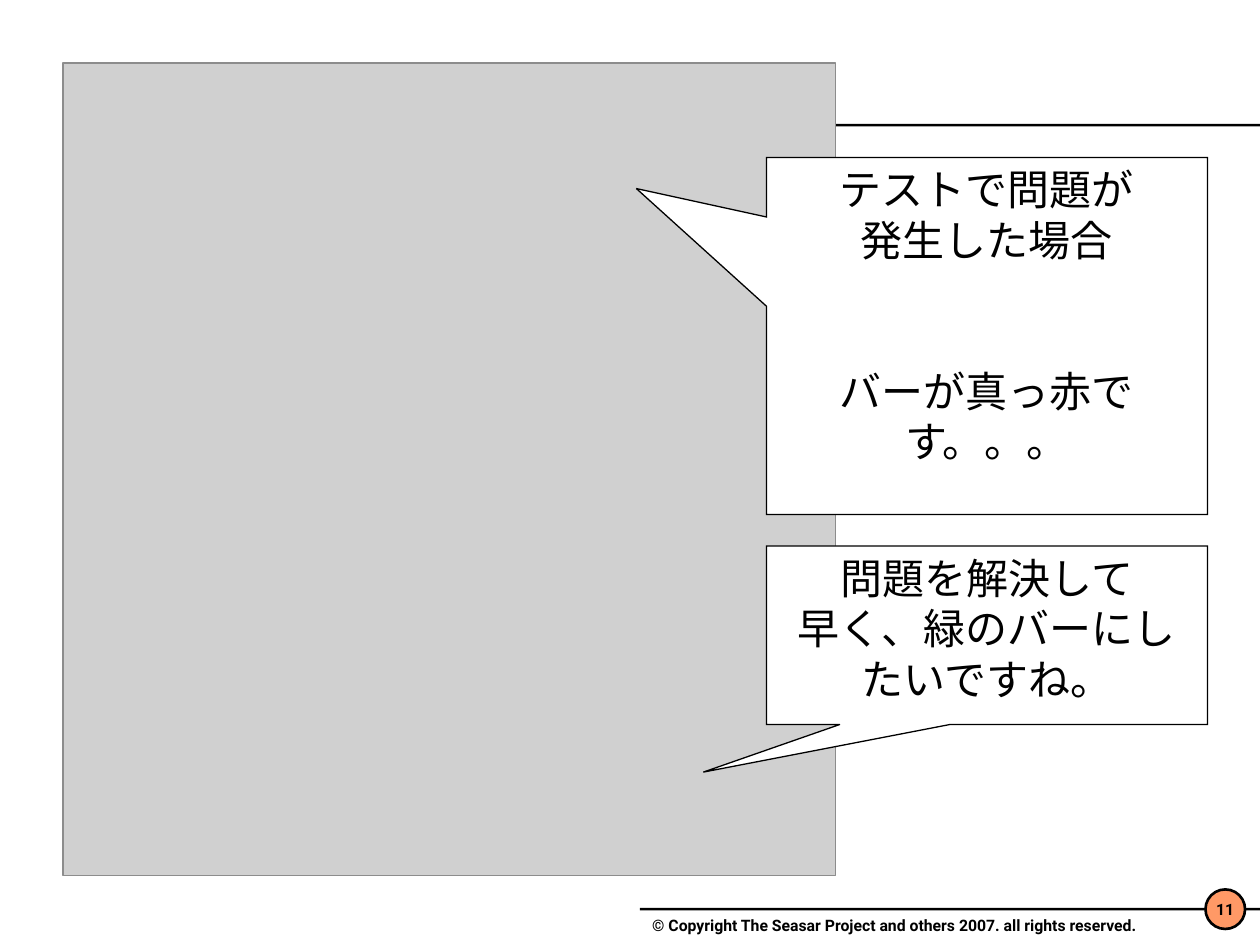
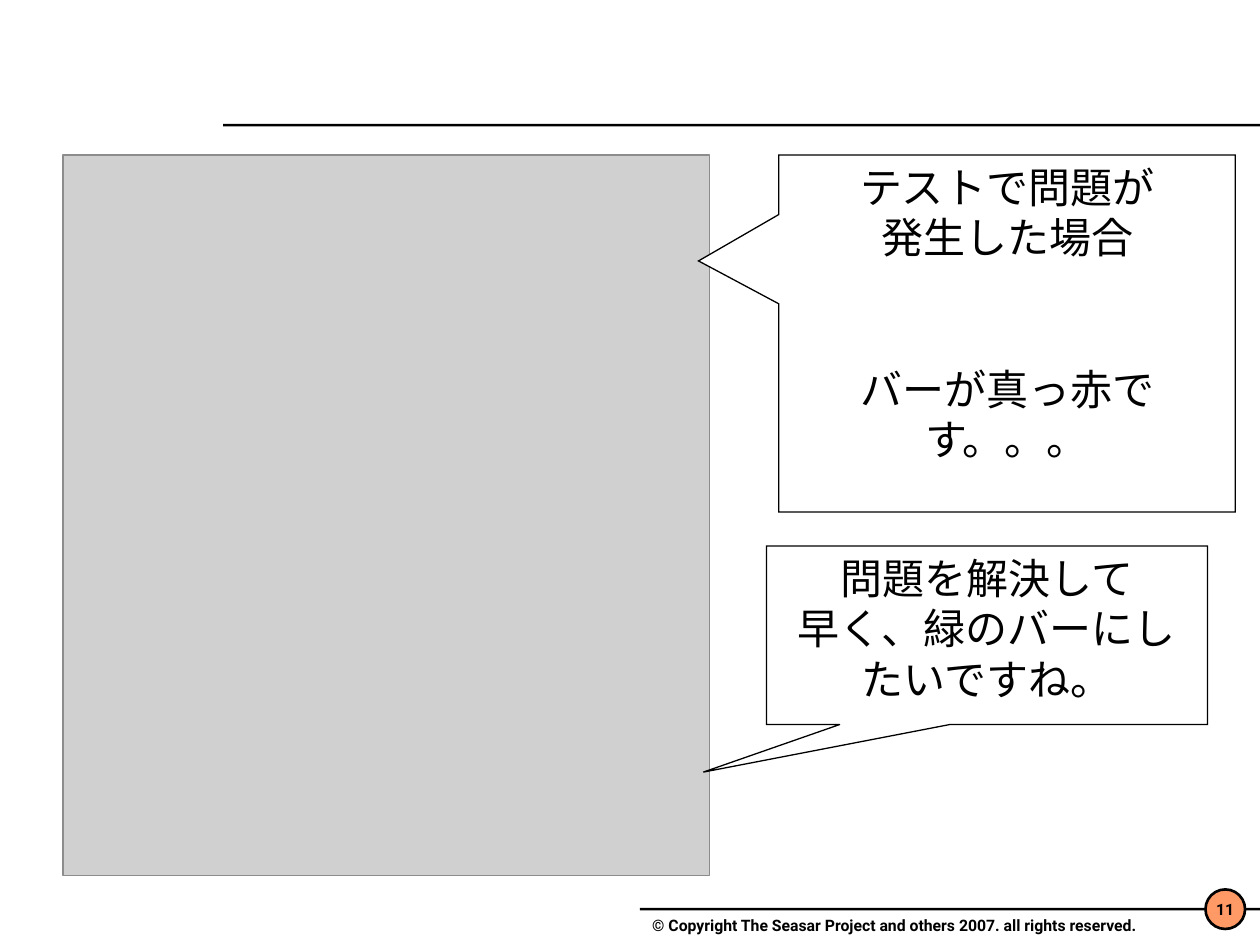
Before and after one commit to seasarorg/seasar2, a slide deck: slide 11 of seasar2_tutorial/S2Unit.ppt. Drawn at 1260x945 pixels with LibreOffice and Linux fonts; fonts in the diff are those of the drawing; grey boxes stand for pictures; background and template pictures are left out. Boxes give left, top, right and bottom in pixels: in the first picture for what was removed or moved away, otherwise in the second. Text is boxed around its words. In the diff, an @@ line names an element or a change of style, - is before the commit and + after.

```diff
--- a/seasar2_tutorial/S2Unit.ppt
+++ b/seasar2_tutorial/S2Unit.ppt
@@ picture: place and size @@
-picture at (63, 63, 835, 876)
+picture at (63, 155, 709, 876)
@@ speech box "テストで問題が": place and size @@
-speech box "テストで問題が" at (766, 158, 1207, 514)
+speech box "テストで問題が" at (779, 155, 1235, 512)
@@ speech box "テストで問題が" at (779, 155, 1235, 512): proportions changed @@
```
Also in this commit, not shown: 11 other slides changed, 3 other files.
